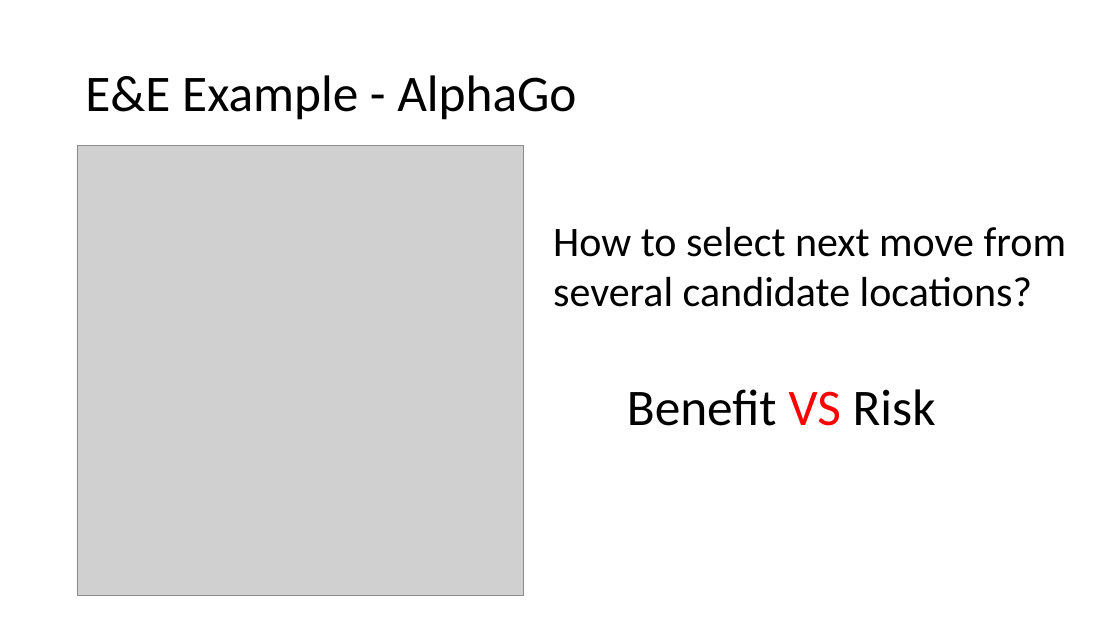
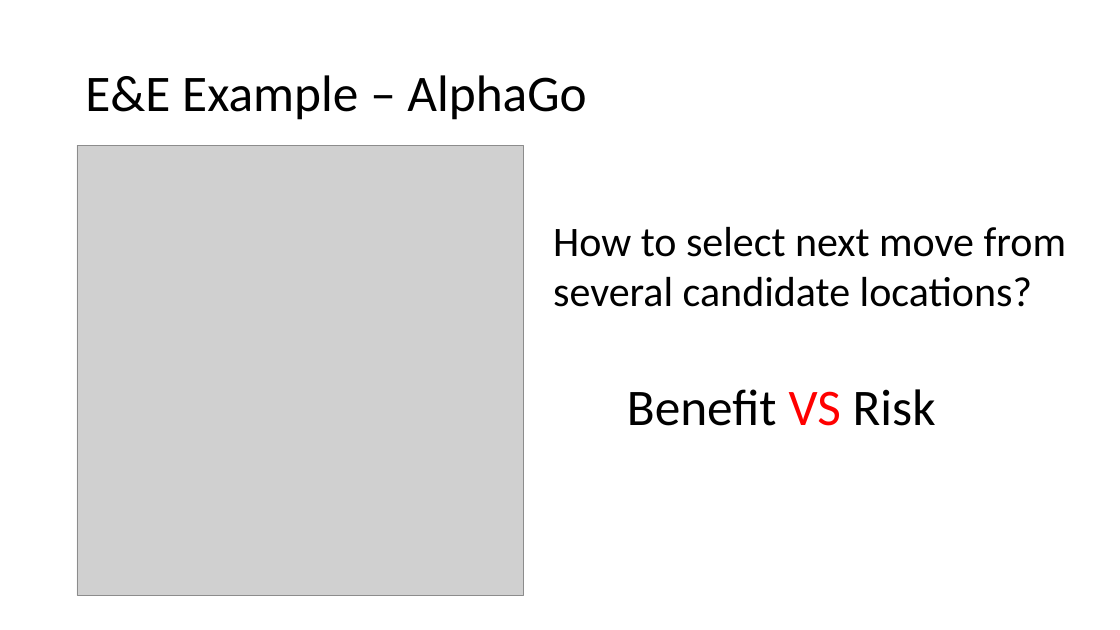
Before and after one commit to wzhe06/Ad-papers, a slide deck: slide 5 of Explore and Exploit/EandE.pptx. Drawn at 1120x630 pixels with LibreOffice and Linux fonts; fonts in the diff are those of the drawing; grey boxes stand for pictures. Boxes give left, top, right and bottom in pixels: in the first picture for what was removed or moved away, otherwise in the second. Text is boxed around its words. In the diff, an @@ line names an element or a change of style, - is before the commit and + after.

```diff
--- a/Explore and Exploit/EandE.pptx
+++ b/Explore and Exploit/EandE.pptx
@@ title at (85, 75, 586, 120): text changed @@
-E&E Example - AlphaGo
+E&E Example – AlphaGo
```
Also in this commit, not shown: 10 other slides changed, 2 slides added, 4 slides removed, 4 other files.
